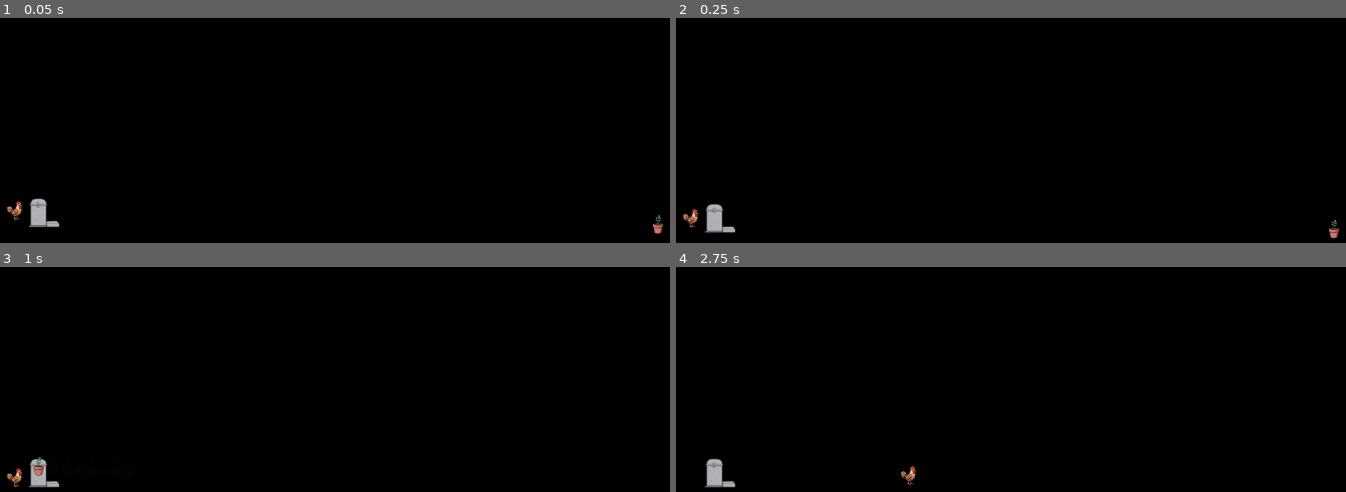
Above: before the commit, frames 1-4 (two rows, left to right).
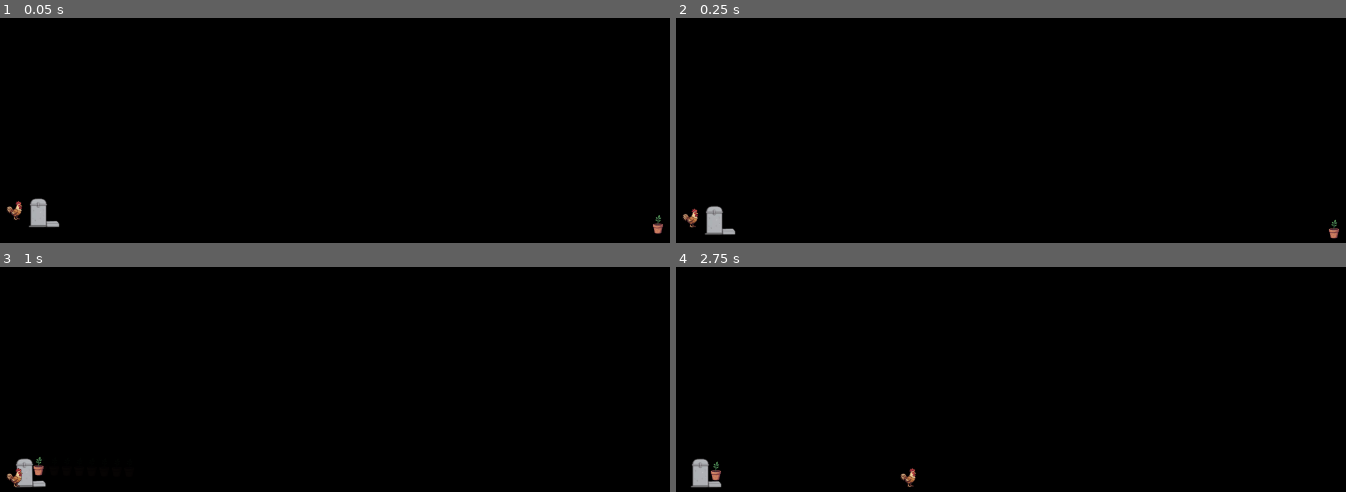
Above: after the commit, the same moments.

Repository: Devkazekama/BCR
Game: Godot game, scene res://Scenes/desktop_manager.tscn
Two runs of this game, one before a commit and one after it. Both use one fixed random seed, a clock stepped at 60 frames per second and the inputs below.
Inputs (mouse positions are in pixels of both pictures, inside the frame that each line leads up to):
- Up to frame 1 (0.05 s): no input
- Up to frame 2 (0.25 s): no input
- Up to frame 3 (1 s): drag from (656, 476) to (40, 465) at 0.52 s
- Up to frame 4 (2.75 s): drag from (689, 487) to (910, 354) at 1.27 s; move the mouse to (716, 474) at 2.02 s; click (716, 474) at 2.17 s

Frame 1 is identical in both runs. In frame 2, 0.2% of the frame differs, in the area x 4-9%, y 82-97%; in frame 3, 0.5%; in frame 4, 0.7%, in the area x 2-36%, y 84-99%.

Commit message:
Fix bounds, collisions, facility weights, and pickup rotations
- Spawn StaticBody2D physics boundaries in desktop_manager.gd instead of manually clamping positions, allowing natural bounces and rotation.
- Remove artificial dampening from PlantPot and Feeder, assigning them heavy mass and high-friction PhysicsMaterials so they drop and stop naturally.
- Strictly isolate collision layers (Pets=1, Props=2, Facilities=4).
- Properly attach spawned corn to the PlantPot's Marker2D so they rotate as one unit, and reparent to the world root when picked.
- Implement Z-index + attached priority sorting so corn can be easily clicked/plucked off the pot.
- Smoothly lerp items and falling chickens back to 0 global_rotation using PhysicsServer2D.
- Increase the FORCED_WANDER timer so abruptly woken chickens wander for a few seconds before going back to sleep.

Co-authored-by: Devkazekama <58868652+Devkazekama@users.noreply.github.com>

Diff:
--- a/battle-chicken-rancher/Scenes/Corn.tscn
+++ b/battle-chicken-rancher/Scenes/Corn.tscn
@@ -11,7 +11,7 @@
 z_index = 2
 z_as_relative = false
 collision_layer = 2
-collision_mask = 4
+collision_mask = 2
 input_pickable = true
 script = ExtResource("1_jq12m")
 gravity = 600.0
--- a/battle-chicken-rancher/Scenes/Egg.tscn
+++ b/battle-chicken-rancher/Scenes/Egg.tscn
@@ -4,7 +4,7 @@
 [ext_resource type="Texture2D" uid="uid://cejjcn3lmnwrx" path="res://Sprites/64x64 Corn Kernel Pixel Art (6).png" id="2_e1q8q"]
 
 [node name="Egg" type="RigidBody2D" unique_id=2141408977]
-collision_mask = 4
+collision_mask = 2
 collision_layer = 2
 z_index = 2
 script = ExtResource("1_hgbad")
--- a/battle-chicken-rancher/Scenes/Feeder.tscn
+++ b/battle-chicken-rancher/Scenes/Feeder.tscn
@@ -4,13 +4,19 @@
 [ext_resource type="Texture2D" uid="uid://dyvehx2b1aj0h" path="res://Sprites/64x64 Corn Kernel Pixel Art (3).png" id="2_k4glw"]
 [ext_resource type="Texture2D" uid="uid://dt20u1aosb7tr" path="res://Sprites/64x64 Corn Kernel Pixel Art (4).png" id="3_7dqj8"]
 
+[sub_resource type="PhysicsMaterial" id="PhysicsMaterial_high_friction"]
+friction = 1.0
+bounce = 0.0
+
 [sub_resource type="RectangleShape2D" id="RectangleShape2D_av6up"]
 size = Vector2(56, 6)
 
 [node name="Feeder" type="RigidBody2D" unique_id=2111581992 node_paths=PackedStringArray("feed_overlay")]
+mass = 5.0
+physics_material_override = SubResource("PhysicsMaterial_high_friction")
 z_index = 0
 collision_layer = 4
-collision_mask = 3
+collision_mask = 4
 script = ExtResource("1_rgakh")
 feed_overlay = NodePath("Visuals/FeedOverlaySprite")
 
--- a/battle-chicken-rancher/Scenes/PlantPot.tscn
+++ b/battle-chicken-rancher/Scenes/PlantPot.tscn
@@ -4,13 +4,19 @@
 [ext_resource type="Texture2D" uid="uid://btaffewic8c4i" path="res://Sprites/64x64 Corn Kernel Pixel Art (1).png" id="1_lit2m"]
 [ext_resource type="PackedScene" uid="uid://bgnqxeirf0omf" path="res://Scenes/Corn.tscn" id="2_tg1cv"]
 
+[sub_resource type="PhysicsMaterial" id="PhysicsMaterial_high_friction"]
+friction = 1.0
+bounce = 0.0
+
 [sub_resource type="RectangleShape2D" id="RectangleShape2D_lv78e"]
 size = Vector2(36, 64)
 
 [node name="PlantPot" type="RigidBody2D" unique_id=2033925569]
+mass = 5.0
+physics_material_override = SubResource("PhysicsMaterial_high_friction")
 z_as_relative = false
 collision_layer = 4
-collision_mask = 3
+collision_mask = 4
 script = ExtResource("1_fpfic")
 corn_scene = ExtResource("2_tg1cv")
 
--- a/battle-chicken-rancher/Scenes/pet.tscn
+++ b/battle-chicken-rancher/Scenes/pet.tscn
@@ -52,7 +52,7 @@
 z_index = 3
 z_as_relative = false
 collision_layer = 1
-collision_mask = 4
+collision_mask = 1
 script = ExtResource("1_xibd0")
 data = ExtResource("2_24jqe")
 
--- a/battle-chicken-rancher/Scripts/PickableItem.gd
+++ b/battle-chicken-rancher/Scripts/PickableItem.gd
@@ -48,8 +48,13 @@
 
 				for item in get_tree().get_nodes_in_group("pickable"):
 					if is_instance_valid(item) and item.is_hovered:
-						if item.base_z_index >= highest_z:
-							highest_z = item.base_z_index
+						# Attached items get absolute highest priority so they can be plucked from overlapping parents
+						var priority = item.base_z_index
+						if item.get("is_attached") == true:
+							priority += 1000
+
+						if priority >= highest_z:
+							highest_z = priority
 							winner = item
 
 				if winner == self:
@@ -85,7 +90,11 @@
 		global_position = current_mouse_pos + drag_offset
 
 		# Smoothly right the object when picked up
-		rotation = lerp_angle(rotation, 0.0, 15.0 * delta)
+		# Using global_rotation handles cases where it was a child of a rotated parent (like the PlantPot)
+		global_rotation = lerp_angle(global_rotation, 0.0, 15.0 * delta)
+
+		# Force physics engine to recognize the rotation change
+		PhysicsServer2D.body_set_state(get_rid(), PhysicsServer2D.BODY_STATE_TRANSFORM, global_transform)
 
 	if use_motion_blur:
 		_handle_motion_blur(delta)
--- a/battle-chicken-rancher/Scripts/PlantPot.gd
+++ b/battle-chicken-rancher/Scripts/PlantPot.gd
@@ -12,9 +12,9 @@
 func _ready() -> void:
 	z_index = 0
 
-	# High dampening so it doesn't slide across the floor
-	linear_damp = 5.0
-	angular_damp = 5.0
+	# Removed artificial dampening so the pot falls and moves with weight
+	# linear_damp = 0.0
+	# angular_damp = 0.0
 
 	# Collision logic: Layer 3, Mask 3 (Facilities collide only with Facilities)
 	collision_layer = 4 # 2^2
@@ -40,10 +40,7 @@
 func _physics_process(delta: float) -> void:
 	super._physics_process(delta)
 
-	if is_instance_valid(current_corn) and not current_corn.is_queued_for_deletion():
-		if current_corn.get("is_attached") == true:
-			current_corn.global_position = spawn_point.global_position
-			current_corn.rotation = self.rotation
+	# The corn is now a child of spawn_point, so we don't need to manually update its transform every frame
 
 func _on_picked_up() -> void:
 	super._on_picked_up()
@@ -76,12 +73,10 @@
 		current_corn.z_as_relative = false
 		current_corn.z_index = 1
 
-		if sort_container:
-			sort_container.call_deferred("add_child", current_corn)
-		else:
-			get_parent().call_deferred("add_child", current_corn)
+		# Attach directly to the spawn point so it inherits rotation perfectly without physics fighting
+		spawn_point.call_deferred("add_child", current_corn)
 
 		await get_tree().process_frame
 
 		if is_instance_valid(current_corn):
-			current_corn.global_position = spawn_point.global_position
+			current_corn.position = Vector2.ZERO
--- a/battle-chicken-rancher/Scripts/corn.gd
+++ b/battle-chicken-rancher/Scripts/corn.gd
@@ -17,3 +17,21 @@
 	super._on_picked_up()
 	if is_attached:
 		is_attached = false
+		# Detach from the plant pot's spawn point and move to the main world tree
+		var current_global_pos = global_position
+		var current_global_rot = global_rotation
+		var old_parent = get_parent()
+
+		if old_parent:
+			old_parent.remove_child(self)
+
+		# Add to the root desktop manager container or current scene
+		var root = get_tree().current_scene
+		if root.has_node("EntityContainer"):
+			root.get_node("EntityContainer").add_child(self)
+		else:
+			root.add_child(self)
+
+		global_position = current_global_pos
+		global_rotation = current_global_rot
+		freeze = false
--- a/battle-chicken-rancher/Scripts/desktop_body_2d.gd
+++ b/battle-chicken-rancher/Scripts/desktop_body_2d.gd
@@ -98,89 +98,7 @@
 			if scaled_p.y < bounds_top: bounds_top = scaled_p.y
 			if scaled_p.y > bounds_bottom: bounds_bottom = scaled_p.y
 
-func _integrate_forces(state: PhysicsDirectBodyState2D) -> void:
-	# Ignore bounds checks if being dragged
-	if "is_dragging" in self and self.get("is_dragging") == true:
-		return
-
-	var screen_rect = DisplayServer.screen_get_usable_rect(get_window().current_screen)
-
-	# Dynamically calculate bounds based on current rotation
-	var current_bounds_bottom = bounds_bottom
-	var current_bounds_top = bounds_top
-	var current_bounds_left = bounds_left
-	var current_bounds_right = bounds_right
-
-	var col_shape = get_node_or_null("CollisionShape2D")
-	var poly_shape = get_node_or_null("CollisionPolygon2D")
-
-	if col_shape and col_shape.shape:
-		var rect = col_shape.shape.get_rect()
-		var points = [
-			Vector2(rect.position.x, rect.position.y),
-			Vector2(rect.end.x, rect.position.y),
-			Vector2(rect.position.x, rect.end.y),
-			Vector2(rect.end.x, rect.end.y)
-		]
-
-		current_bounds_bottom = -99999.0
-		current_bounds_top = 99999.0
-		current_bounds_left = 99999.0
-		current_bounds_right = -99999.0
-
-		for p in points:
-			# Apply local position/scale, then rotate
-			var local_p = (p * col_shape.scale) + col_shape.position
-			var rotated_p = local_p.rotated(rotation)
-			if rotated_p.y > current_bounds_bottom: current_bounds_bottom = rotated_p.y
-			if rotated_p.y < current_bounds_top: current_bounds_top = rotated_p.y
-			if rotated_p.x < current_bounds_left: current_bounds_left = rotated_p.x
-			if rotated_p.x > current_bounds_right: current_bounds_right = rotated_p.x
-
-	elif poly_shape and poly_shape.polygon.size() > 0:
-		current_bounds_bottom = -99999.0
-		current_bounds_top = 99999.0
-		current_bounds_left = 99999.0
-		current_bounds_right = -99999.0
-
-		for p in poly_shape.polygon:
-			var scaled_p = (p * poly_shape.scale) + poly_shape.position
-			var rotated_p = scaled_p.rotated(rotation)
-			if rotated_p.x < current_bounds_left: current_bounds_left = rotated_p.x
-			if rotated_p.x > current_bounds_right: current_bounds_right = rotated_p.x
-			if rotated_p.y < current_bounds_top: current_bounds_top = rotated_p.y
-			if rotated_p.y > current_bounds_bottom: current_bounds_bottom = rotated_p.y
-
-	var floor_limit = screen_rect.end.y - GameSettings.taskbar_offset - current_bounds_bottom
-	var ceiling_limit = screen_rect.position.y - current_bounds_top
-	var left_limit = screen_rect.position.x - current_bounds_left
-	var right_limit = screen_rect.end.x - current_bounds_right
-
-	var pos = state.transform.origin
-	var vel = state.linear_velocity
-	var bounced = false
-
-	if pos.y > floor_limit:
-		pos.y = floor_limit
-		if vel.y > 200: vel.y *= -0.5
-		else: vel.y = 0
-		bounced = true
-
-	if pos.y < ceiling_limit:
-		pos.y = ceiling_limit
-		vel.y *= -0.5
-		bounced = true
-
-	if pos.x > right_limit:
-		pos.x = right_limit
-		vel.x *= -0.5
-		bounced = true
-
-	if pos.x < left_limit:
-		pos.x = left_limit
-		vel.x *= -0.5
-		bounced = true
-
-	if bounced:
-		state.transform.origin = pos
-		state.linear_velocity = vel
+func _integrate_forces(_state: PhysicsDirectBodyState2D) -> void:
+	# Bouncing and edge detection is now handled automatically
+	# by the StaticBody2D boundaries spawned by DesktopManager.
+	pass
--- a/battle-chicken-rancher/Scripts/desktop_manager.gd
+++ b/battle-chicken-rancher/Scripts/desktop_manager.gd
@@ -22,6 +22,47 @@
 
 	if entity_container:
 		entity_container.position = Vector2.ZERO
+
+	_setup_physics_boundaries(screen_rect)
+
+func _setup_physics_boundaries(screen_rect: Rect2) -> void:
+	var boundary_thickness = 100.0
+
+	# Create boundaries parent node
+	var boundaries_node = Node2D.new()
+	boundaries_node.name = "PhysicsBoundaries"
+	add_child(boundaries_node)
+
+	# Helper to create a static body segment
+	var create_wall = func(rect: Rect2, name: String):
+		var static_body = StaticBody2D.new()
+		static_body.name = name
+
+		# Set collision layers - boundary walls should collide with everything
+		static_body.collision_layer = 1 | 2 | 4 | 8
+		static_body.collision_mask = 0 # Walls don't need to check for anything, just be hit
+
+		var collision_shape = CollisionShape2D.new()
+		var rect_shape = RectangleShape2D.new()
+		rect_shape.size = rect.size
+		collision_shape.shape = rect_shape
+		collision_shape.position = rect.position + (rect.size / 2.0)
+
+		static_body.add_child(collision_shape)
+		boundaries_node.add_child(static_body)
+
+	# Floor
+	var floor_y = screen_rect.size.y - GameSettings.taskbar_offset
+	create_wall.call(Rect2(-boundary_thickness, floor_y, screen_rect.size.x + (boundary_thickness * 2), boundary_thickness), "Floor")
+
+	# Ceiling
+	create_wall.call(Rect2(-boundary_thickness, -boundary_thickness, screen_rect.size.x + (boundary_thickness * 2), boundary_thickness), "Ceiling")
+
+	# Left Wall
+	create_wall.call(Rect2(-boundary_thickness, -boundary_thickness, boundary_thickness, screen_rect.size.y + (boundary_thickness * 2)), "LeftWall")
+
+	# Right Wall
+	create_wall.call(Rect2(screen_rect.size.x, -boundary_thickness, boundary_thickness, screen_rect.size.y + (boundary_thickness * 2)), "RightWall")
 
 func _process(_delta: float) -> void:
 	_update_passthrough_region()
--- a/battle-chicken-rancher/Scripts/feeder.gd
+++ b/battle-chicken-rancher/Scripts/feeder.gd
@@ -10,13 +10,13 @@
 func _ready() -> void:
 	z_index = 0
 
-	# High dampening so it doesn't slide across the floor
-	linear_damp = 5.0
-	angular_damp = 5.0
+	# Removed artificial dampening so the feeder falls and moves with weight
+	# linear_damp = 0.0
+	# angular_damp = 0.0
 
-	# Collision logic: Layer 4, Mask 0 (Ethereal)
-	collision_layer = 8 # 2^3
-	collision_mask = 0
+	# Collision logic: Layer 3 (value 4), Mask 3 (Facilities collide only with Facilities)
+	collision_layer = 4
+	collision_mask = 4
 
 	super._ready() # <--- This automatically triggers the universal scaler now!
 	add_to_group("feeder")
--- a/battle-chicken-rancher/Scripts/pet.gd
+++ b/battle-chicken-rancher/Scripts/pet.gd
@@ -205,8 +205,9 @@
 			pass
 		State.FORCED_WANDER:
 			var direction = 1 if randf() > 0.5 else -1
-			target_destination = Vector2(_get_screen_safe_x(global_position.x + (direction * randf_range(50, 200))), global_position.y)
-			state_timer = randf_range(2.0, 4.0)
+			target_destination = Vector2(_get_screen_safe_x(global_position.x + (direction * randf_range(200, 400))), global_position.y)
+			# Increase the timer significantly so it wanders for a bit before immediately searching for a bed again
+			state_timer = randf_range(5.0, 8.0)
 			if anim_sprite: anim_sprite.play("walk")
 
 func _play_flavor_idle() -> void:
@@ -269,11 +270,13 @@
 
 		State.RECOVERING:
 			# Smoothly right itself
-			# Ensure we handle continuous rotation cleanly
-			rotation = lerp_angle(rotation, 0.0, 5.0 * delta)
-			var normalized_rot = wrapf(rotation, -PI, PI)
+			# Ensure we handle continuous rotation cleanly using global_rotation
+			global_rotation = lerp_angle(global_rotation, 0.0, 5.0 * delta)
+			PhysicsServer2D.body_set_state(get_rid(), PhysicsServer2D.BODY_STATE_TRANSFORM, global_transform)
+
+			var normalized_rot = wrapf(global_rotation, -PI, PI)
 			if abs(normalized_rot) < 0.05:
-				rotation = 0.0
+				global_rotation = 0.0
 				lock_rotation = true
 				if "was_abruptly_woken" in self and self.get("was_abruptly_woken"):
 					self.set("was_abruptly_woken", false)
